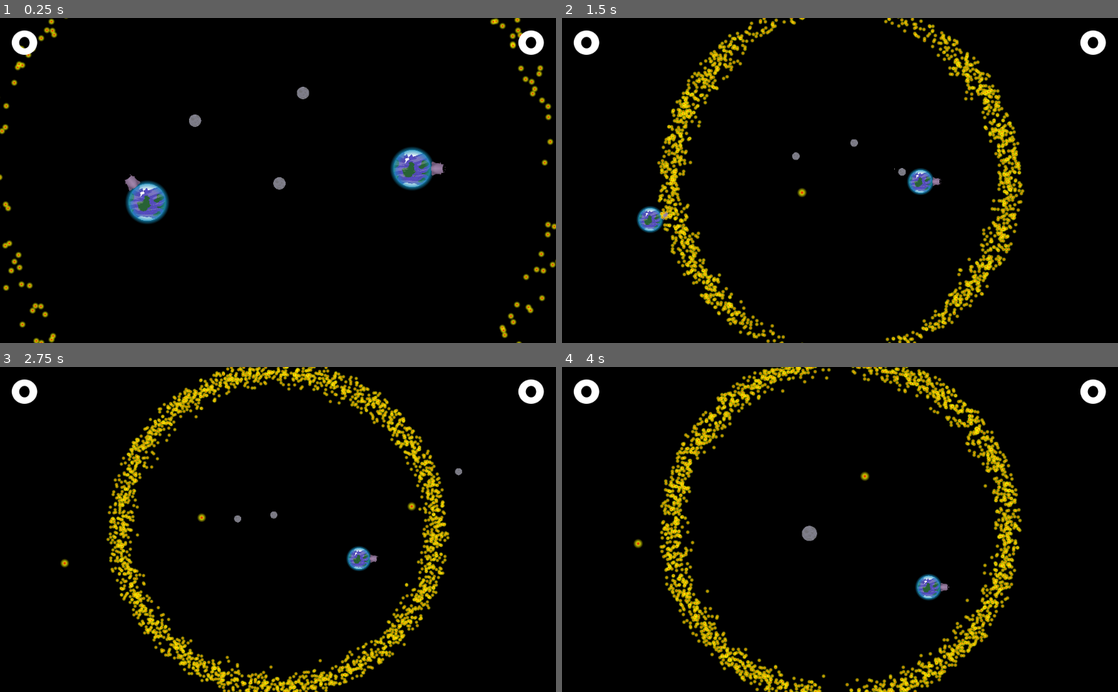
Above: before the commit, frames 1-4 (two rows, left to right).
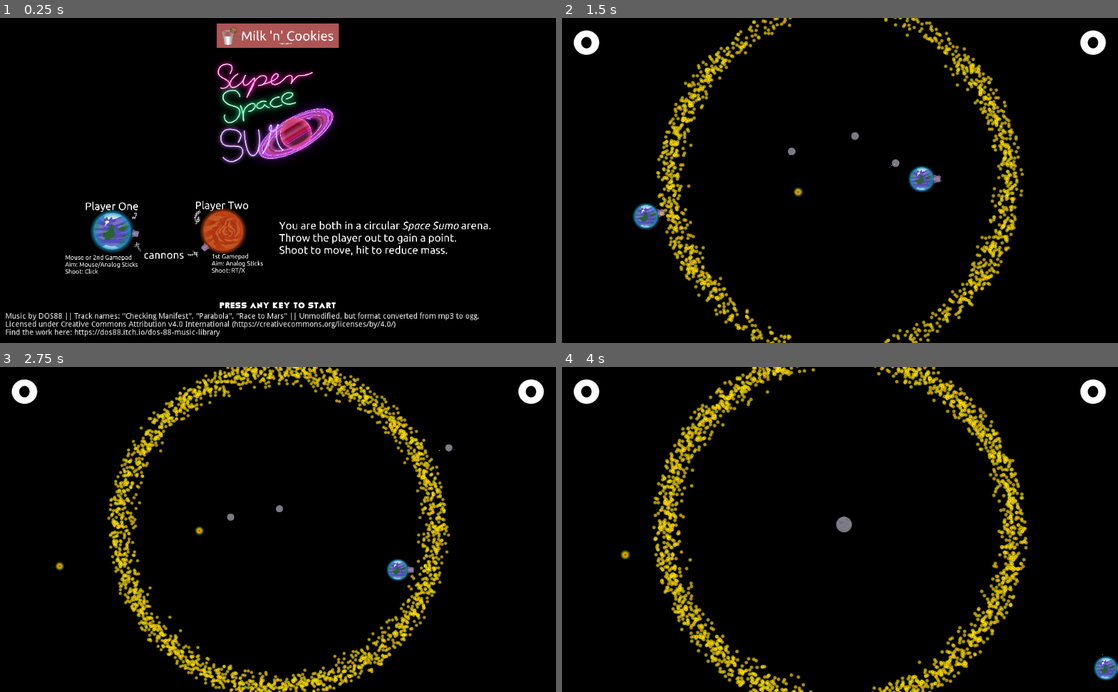
Above: after the commit, the same moments.

Repository: Pfeil/Moonshot
Game: Godot game, scene res://start_screen.tscn
The game is run twice, just before and just after one commit, with the same random seed, the same clock (stepped at 60 frames per second) and the same inputs. Before the commit the project starts from res://main.tscn.
Inputs (mouse positions are in pixels of both pictures, inside the frame that each line leads up to):
- Up to frame 1 (0.25 s): no input
- Up to frame 2 (1.5 s): tap Enter at 0.5 s; move the mouse to (962, 164) at 0.52 s; tap Space (ui_select) at 0.6, 0.77, 1.07 s; move the mouse to (728, 196) at 1.27 s; tap Mouse wheel up (Zoom_IN) at 1.35 s
- Up to frame 3 (2.75 s): tap Space (ui_select) at 1.52, 1.55, 1.82, 2.3 s; move the mouse to (333, 458) at 2.02 s; hold Mouse wheel down (Zoom_OUT) from 2.03 s (still down)
- Up to frame 4 (4 s): move the mouse to (812, 594) at 2.77 s; release Mouse wheel down (Zoom_OUT) at 2.78 s; tap Space (ui_select) at 2.85, 3.02, 3.32, 3.77, 3.8 s; move the mouse to (1006, 578) at 3.52 s; hold Mouse wheel up (Zoom_IN) from 3.53 s (still down)

The runs differ from the first frame. In frame 1, 15% of the frame differs, in the area x 0-100%, y 0-100%; in frame 2, 9.5%; in frame 3, 12%; in frame 4, 12%.
Error in both runs: Attempt to call function 'get_position' in base 'previously freed instance' on a null instance. (res://tools/MassCenterCamera2D.gd:35)

Commit message:
Add sounds

Diff:
--- a/effects/TimedParticles.tscn
+++ b/effects/TimedParticles.tscn
@@ -1,6 +1,7 @@
-[gd_scene load_steps=3 format=2]
+[gd_scene load_steps=4 format=2]
 
 [ext_resource path="res://effects/TimedParticles.gd" type="Script" id=1]
+[ext_resource path="res://sound/EXPLDsgn_Implode_15.wav" type="AudioStream" id=2]
 
 [sub_resource type="ParticlesMaterial" id=1]
 trail_divisor = 2
@@ -25,5 +26,10 @@
 
 [node name="Lifetimer" type="Timer" parent="."]
 wait_time = 3.0
+
+[node name="AudioStreamPlayer2D" type="AudioStreamPlayer2D" parent="."]
+stream = ExtResource( 2 )
+pitch_scale = 2.0
+autoplay = true
 [connection signal="timeout" from="Emitttimer" to="." method="_on_Emitttimer_timeout"]
 [connection signal="timeout" from="Lifetimer" to="." method="_on_Lifetimer_timeout"]
--- a/planet_player/planet_player.gd
+++ b/planet_player/planet_player.gd
@@ -16,6 +16,7 @@
 onready var bullet_spawn_position = $RotationPoint/Cannon/BulletSpawnPosition
 onready var bullet = preload("res://planet_player/bullet.tscn")
 onready var original_scale = my_scale
+onready var shoot_sound = self.get_node("shoot_sound")
 
 func setup_editor_variables():
 	cannon = $RotationPoint/Cannon
@@ -62,6 +63,7 @@
 	bullet_instance.linear_velocity = self.linear_velocity	#TODO
 	bullet_instance.apply_central_impulse(Vector2(bullet_instance.BULLET_IMPULSE_MODIFIER * bullet_instance.my_scale * bullet_instance.my_scale, 0).rotated(rotation_point.rotation))
 	self.apply_central_impulse(-Vector2(bullet_instance.BULLET_IMPULSE_MODIFIER * bullet_instance.my_scale * bullet_instance.my_scale, 0).rotated(rotation_point.rotation))
+	self.shoot_sound.play()
 
 
 func get_joystick_input():
--- a/planet_player/planet_player.tscn
+++ b/planet_player/planet_player.tscn
@@ -1,10 +1,11 @@
-[gd_scene load_steps=9 format=2]
+[gd_scene load_steps=10 format=2]
 
 [ext_resource path="res://sound/screamer.tscn" type="PackedScene" id=1]
 [ext_resource path="res://planet_player/planet_player.gd" type="Script" id=2]
 [ext_resource path="res://tools/direction_arrow.tscn" type="PackedScene" id=3]
 [ext_resource path="res://graphics/cannon2.png" type="Texture" id=4]
 [ext_resource path="res://graphics/planet_earthlike.png" type="Texture" id=5]
+[ext_resource path="res://sound/shoot.tscn" type="PackedScene" id=6]
 
 [sub_resource type="PhysicsMaterial" id=1]
 friction = 0.1
@@ -63,5 +64,7 @@
 position = Vector2( 90, 0 )
 
 [node name="screamer" parent="." instance=ExtResource( 1 )]
+
+[node name="shoot_sound" parent="." instance=ExtResource( 6 )]
 [connection signal="body_entered" from="." to="screamer" method="scream"]
 [connection signal="body_entered" from="." to="." method="_on_PlanetPlayer_body_entered"]
--- a/project.godot
+++ b/project.godot
@@ -16,7 +16,7 @@
 [application]
 
 config/name="Moonshot"
-run/main_scene="res://main.tscn"
+run/main_scene="res://start_screen.tscn"
 config/icon="res://icon.png"
 
 [display]
--- /dev/null
+++ b/sound/explode_sound.tscn
@@ -0,0 +1,13 @@
+[gd_scene load_steps=3 format=2]
+
+[ext_resource path="res://sound/EXPLDsgn_Implode_15.wav" type="AudioStream" id=1]
+[ext_resource path="res://sound/explode_sound.gd" type="Script" id=2]
+
+[node name="explode_sound" type="AudioStreamPlayer2D"]
+stream = ExtResource( 1 )
+pitch_scale = 2.0
+script = ExtResource( 2 )
+
+[node name="Timer" type="Timer" parent="."]
+wait_time = 3.0
+[connection signal="timeout" from="Timer" to="." method="queue_free"]
--- /dev/null
+++ b/sound/shoot.tscn
@@ -0,0 +1,7 @@
+[gd_scene load_steps=2 format=2]
+
+[ext_resource path="res://sound/LASRGun_Particle Compressor Fire_01.wav" type="AudioStream" id=1]
+
+[node name="shoot_sound" type="AudioStreamPlayer2D"]
+stream = ExtResource( 1 )
+attenuation = 0.450625
Not shown, added: sound/EXPLDsgn_Explosion Rumble Distorted_01.wav.import
Not shown, added: sound/EXPLDsgn_Implode_15.wav.import
Not shown, added: sound/LASRGun_Particle Compressor Fire_01.wav.import
Not shown, added: sound/EXPLDsgn_Explosion Rumble Distorted_01.wav
Not shown, added: sound/EXPLDsgn_Implode_15.wav
Not shown, added: sound/LASRGun_Particle Compressor Fire_01.wav
